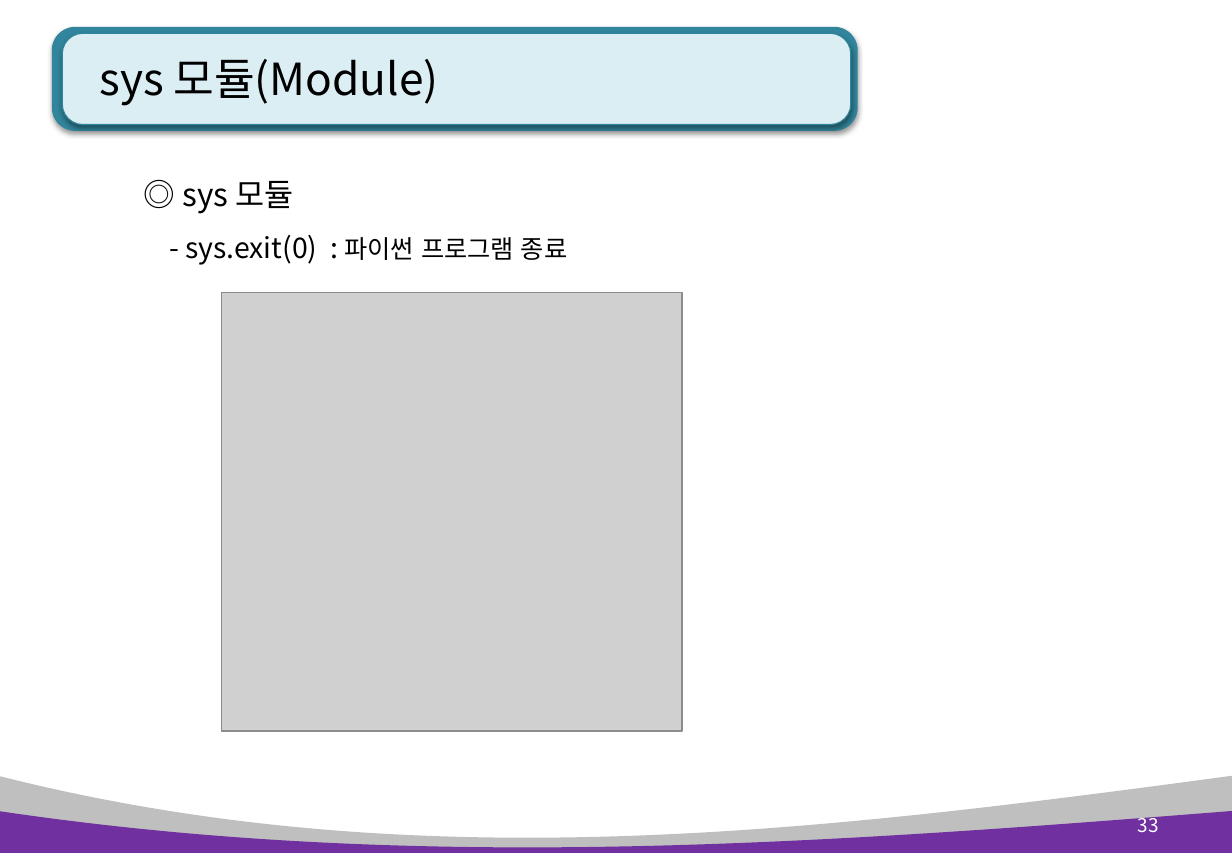
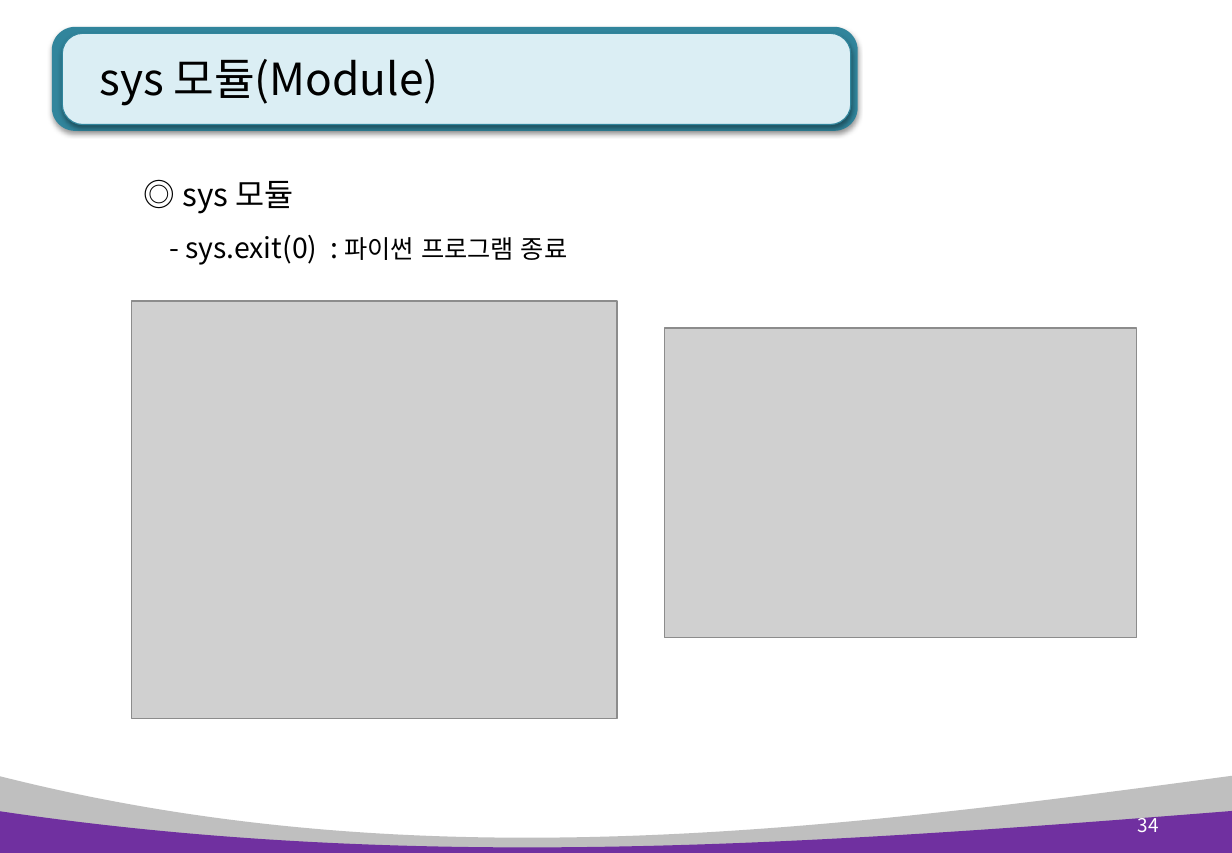
Before and after one commit to kiyongee2/green_project_web, a slide deck: slide 34 of python_ppt/Python 6장. 모듈 .pptx (slide 33 before the commit). Drawn at 1232x853 pixels with LibreOffice and Linux fonts; fonts in the diff are those of the drawing; grey boxes stand for pictures. Boxes give left, top, right and bottom in pixels: in the first picture for what was removed or moved away, otherwise in the second. Text is boxed around its words. In the diff, an @@ line names an element or a change of style, - is before the commit and + after.

```diff
--- a/python_ppt/Python 6장. 모듈 .pptx
+++ b/python_ppt/Python 6장. 모듈 .pptx
@@ picture: place and size @@
-picture at box(222, 292, 683, 731)
+picture at box(132, 301, 618, 719)
@@ picture added at box(665, 328, 1138, 638) @@
@@ page number at box(1138, 813, 1159, 833): text changed @@
-33
+34
```
Also in this commit, not shown: 4 other slides changed, 2 other files.
